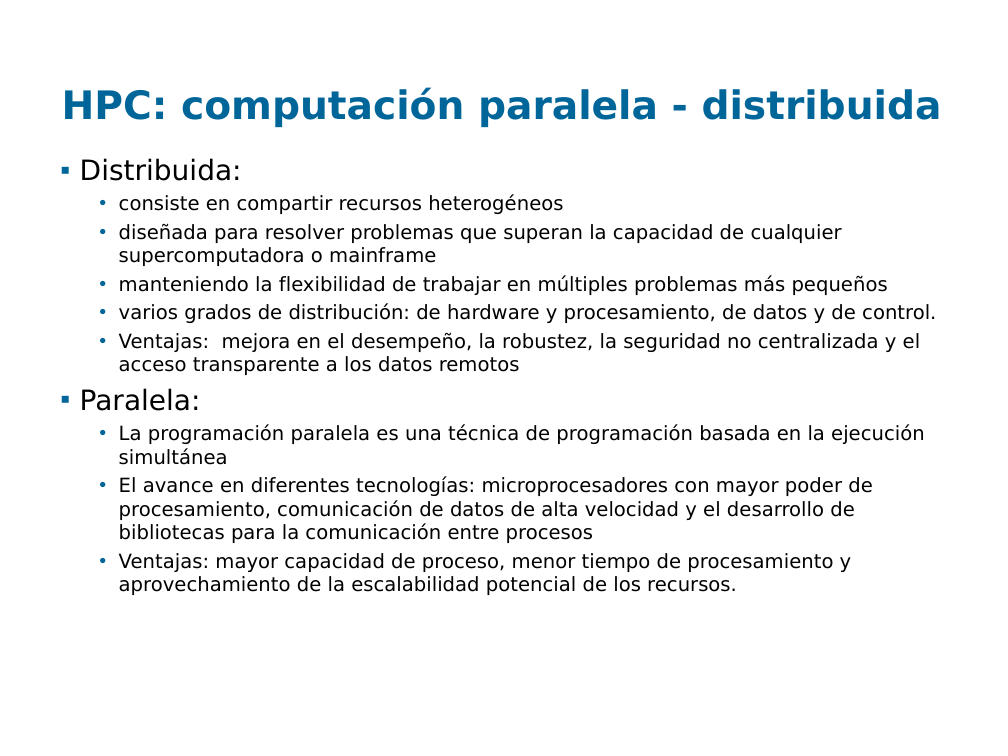
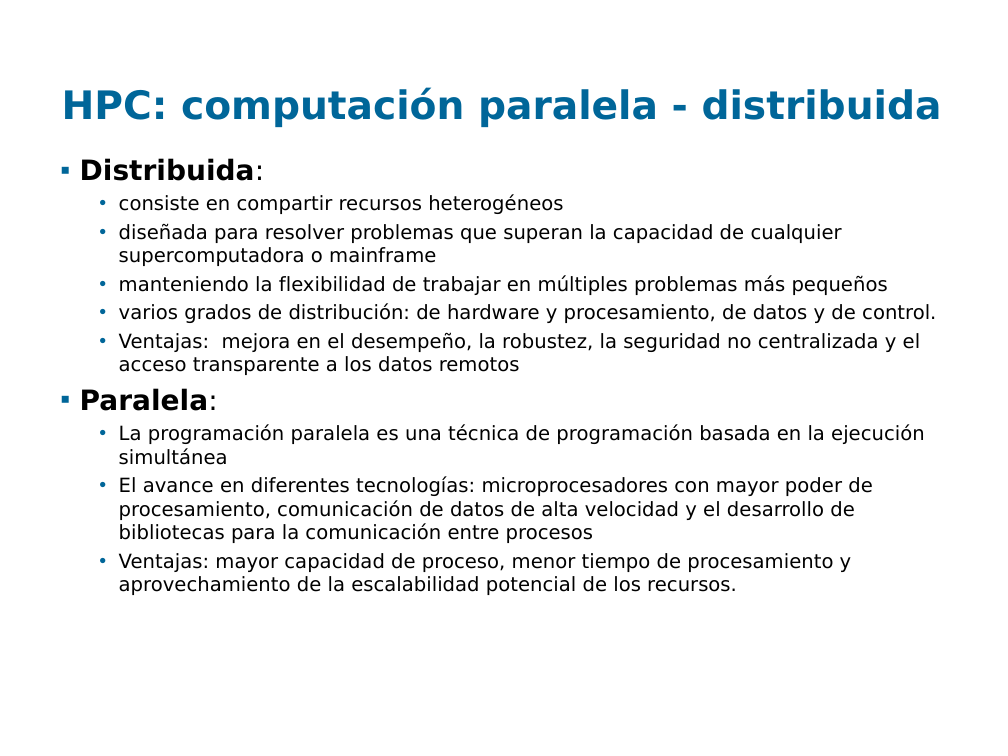
Before and after one commit to santiago-iturriaga/pgruso2007, a slide deck: slide 8 of Documentacion/Presentación Fenton - Paulo.ppt. Drawn at 1008x756 pixels with LibreOffice and Linux fonts; fonts in the diff are those of the drawing; background and template pictures are left out. Boxes give left, top, right and bottom in pixels: in the first picture for what was removed or moved away, otherwise in the second. Text is boxed around its words. In the diff, an @@ line names an element or a change of style, - is before the commit and + after.

```diff
--- a/Documentacion/Presentación Fenton - Paulo.ppt
+++ b/Documentacion/Presentación Fenton - Paulo.ppt
@@ text at (80, 158, 265, 411): bold on in "Distribuida:", "Paralela:" @@
```
Also in this commit, not shown: 4 other slides changed, 1 slide added, 1 slide removed.
